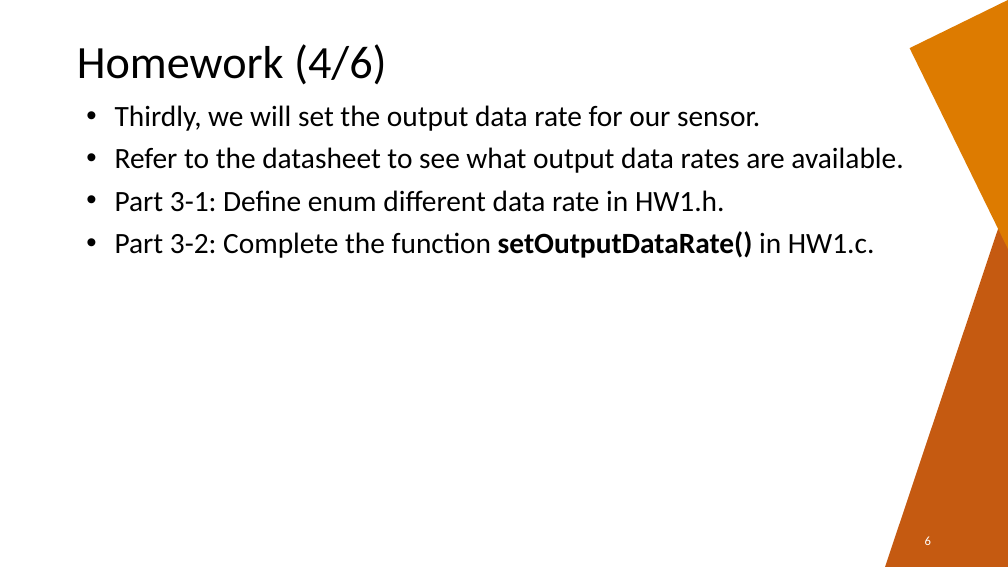
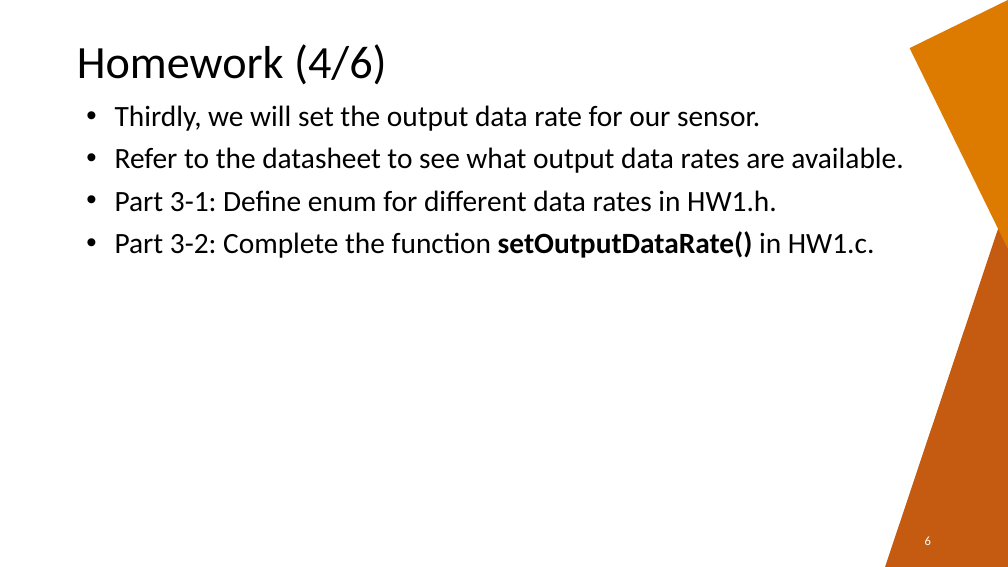
Before and after one commit to formosan-fox/lectures, a slide deck: slide 6 of HW1/HW1.pptx. Drawn at 1008x567 pixels with LibreOffice and Linux fonts; fonts in the diff are those of the drawing; background and template pictures are left out. Boxes give left, top, right and bottom in pixels: in the first picture for what was removed or moved away, otherwise in the second. Text is boxed around its words. In the diff, an @@ line names an element or a change of style, - is before the commit and + after.

Commit message:
HW1.ppt typo

```diff
--- a/HW1/HW1.pptx
+++ b/HW1/HW1.pptx
@@ text at <box>115,190,777,212</box>: text changed @@
-• Part 3-1: Define enum different data rate in HW1.h.
+• Part 3-1: Define enum for different data rates in HW1.h.
```
Also in this commit, not shown: 2 other slides changed.
